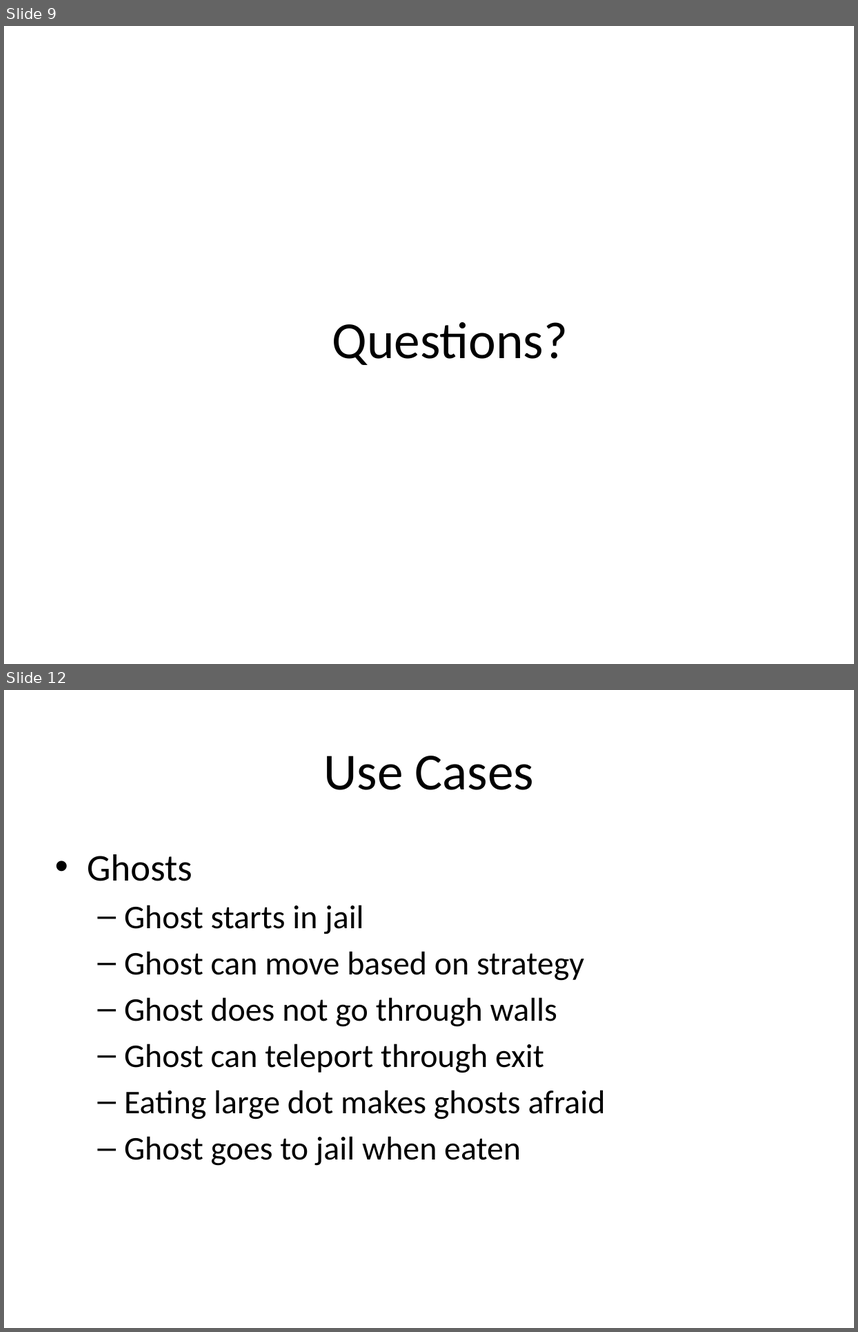
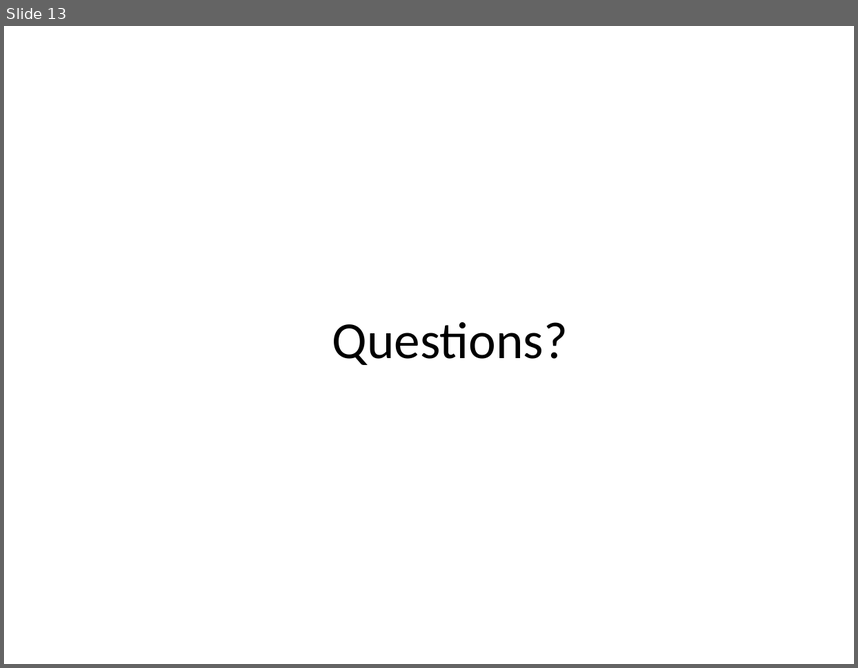
Before and after one commit to 11manu96/comp504-H7, a slide deck: src/main/resources/hw7_presentation.pptx. Shown one above the other, each under a label of ours: slides 9 and 12 before the commit, slide 13 after it; the slides between them are not shown. The pictures are 858x1332 and 858x668 pixels, drawn with LibreOffice and Linux fonts; fonts in the diff are those of the drawing. Boxes give left, top, right and bottom in pixels: in the first picture for what was removed or moved away, otherwise in the second. Text is boxed around its words. In the diff, an @@ line names an element or a change of style, - is before the commit and + after.

```diff
--- a/src/main/resources/hw7_presentation.pptx
+++ b/src/main/resources/hw7_presentation.pptx
@@ slide 12 removed at [4,690,854,1328], background #FFFFFF @@
@@ title removed at [323,756,534,790] @@
-Use Cases
@@ text removed at [87,854,606,1165] @@
-• Ghosts
-  – Ghost starts in jail
-  – Ghost can move based on strategy
-  – Ghost does not go through walls
-  – Ghost can teleport through exit
-  – Eating large dot makes ghosts afraid
-  – Ghost goes to jail when eaten
@@ what was slide 9 is now slide 13 @@
```
Also in this commit, not shown: 2 slides changed, 7 slides added, 8 other slides removed.
